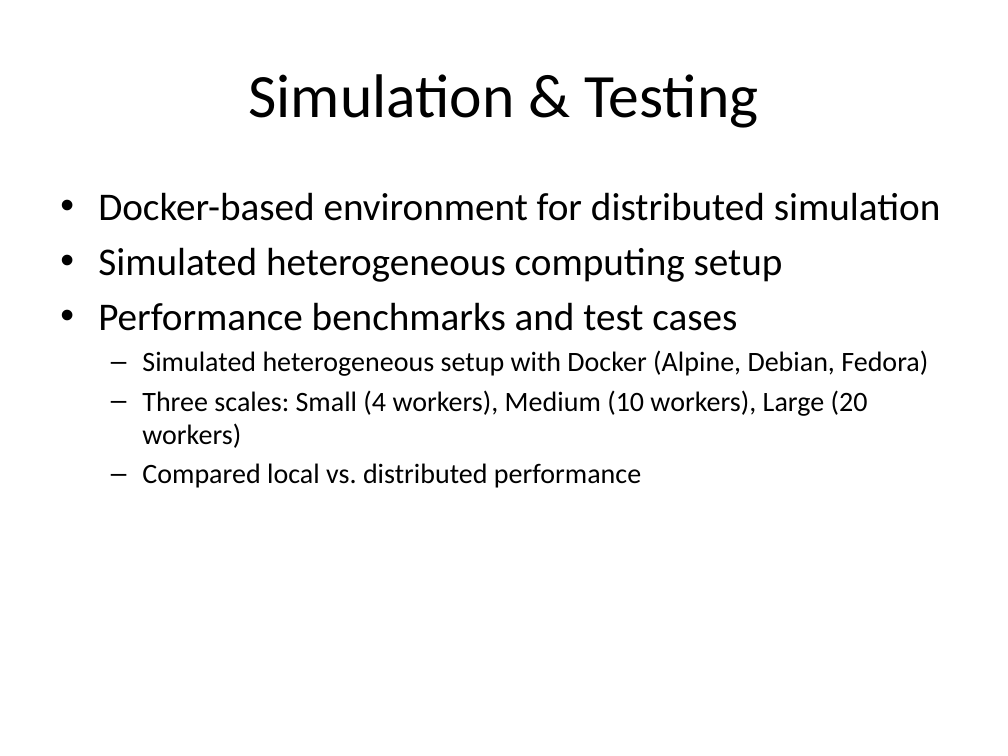
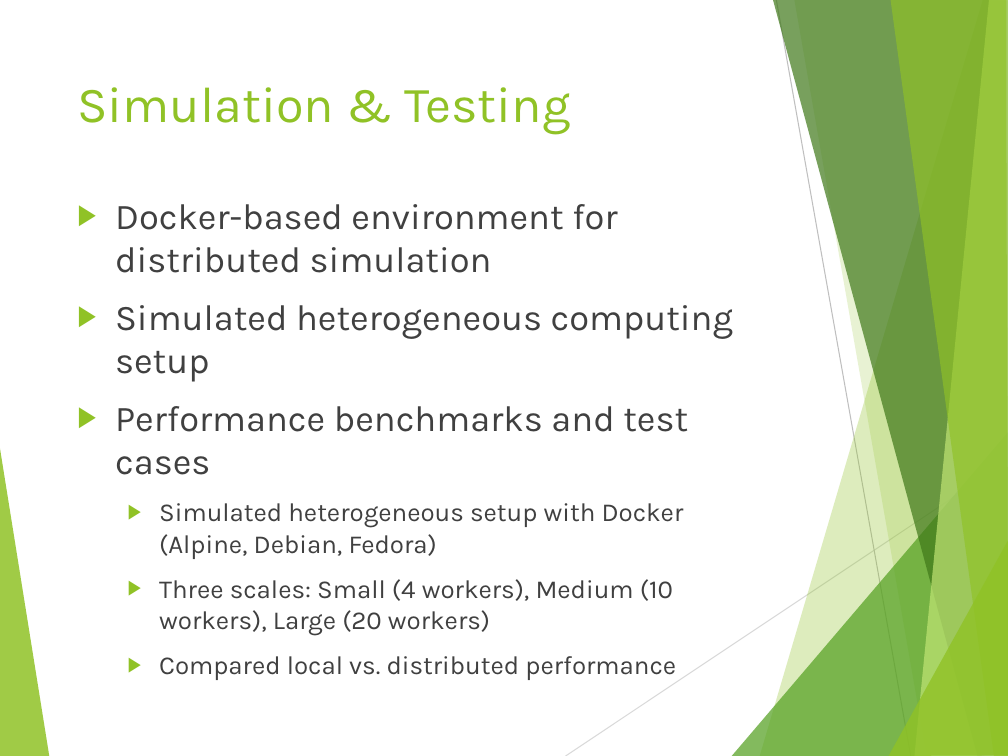
Before and after one commit to rbazzell/distributed-systems-project, a slide deck: slide 7 of DMaC_slides.pptx. Drawn at 1008x756 pixels with LibreOffice and Linux fonts; fonts in the diff are those of the drawing. Boxes give left, top, right and bottom in pixels: in the first picture for what was removed or moved away, otherwise in the second. Text is boxed around its words. In the diff, an @@ line names an element or a change of style, - is before the commit and + after.

```diff
--- a/DMaC_slides.pptx
+++ b/DMaC_slides.pptx
@@ title "Simulation & Testing": place and size @@
-title "Simulation & Testing" at (249,74,758,128)
+title "Simulation & Testing" at (77,87,571,135)
@@ title "Simulation & Testing" at (77,87,571,135): size 44 to 36 pt, font Calibri to Karla, text colour #000000 to #90C226; alignment centre to left; vertical alignment middle to top @@
@@ text "Docker-based environment for distributed simulation": place and size @@
-text "Docker-based environment for distributed simulation" at (98,192,941,488)
+text "Docker-based environment for distributed simulation" at (115,204,733,680)
@@ text "Docker-based environment for distributed simulation" at (115,204,733,680): size 28 to 25.9 pt in "Docker-based environment for distributed simulation", "Simulated heterogeneous computing setup", "Performance benchmarks and test cases"; font Calibri to Karla, text colour #000000 to #404040; size 20 to 18.5 pt in "Simulated heterogeneous setup with Docker (Alpine, Debian, ...", "Three scales: Small (4 workers), Medium (10 ...", "Compared local vs. distributed performance"; bullet • to ▶; more space between paragraphs; bullet – to ▶ @@
@@ group added at (0,0,1008,756): 8 freeform shapes, 2 lines @@
```
Also in this commit, not shown: 10 other slides changed, 3 slides added, 4 slides removed.
